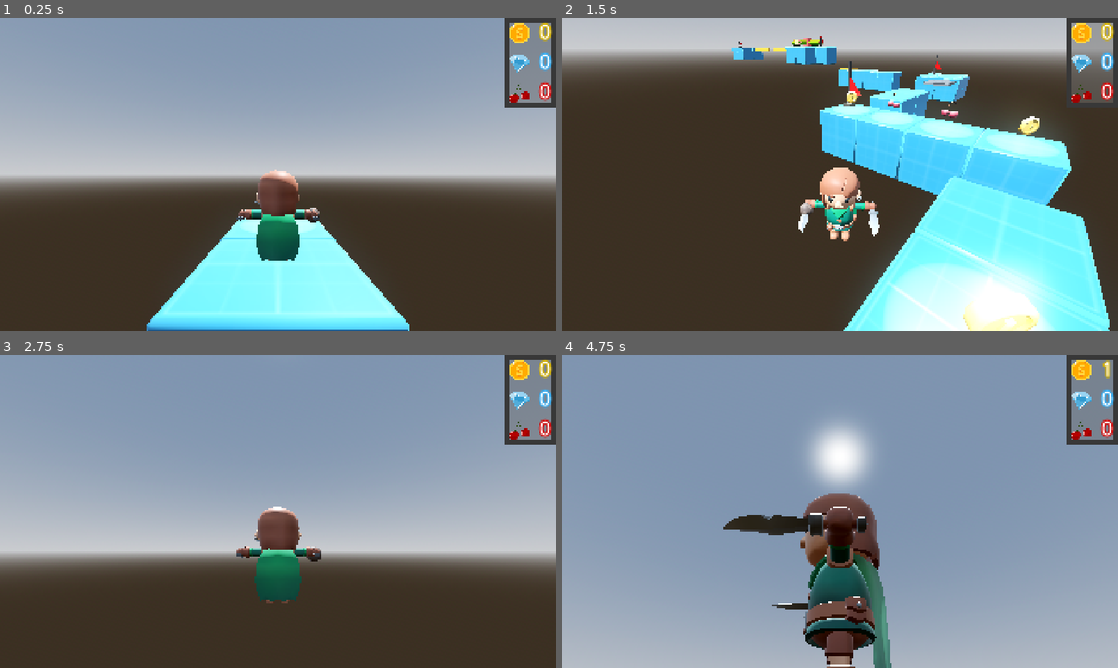
Above: before the commit, frames 1-4 (two rows, left to right).
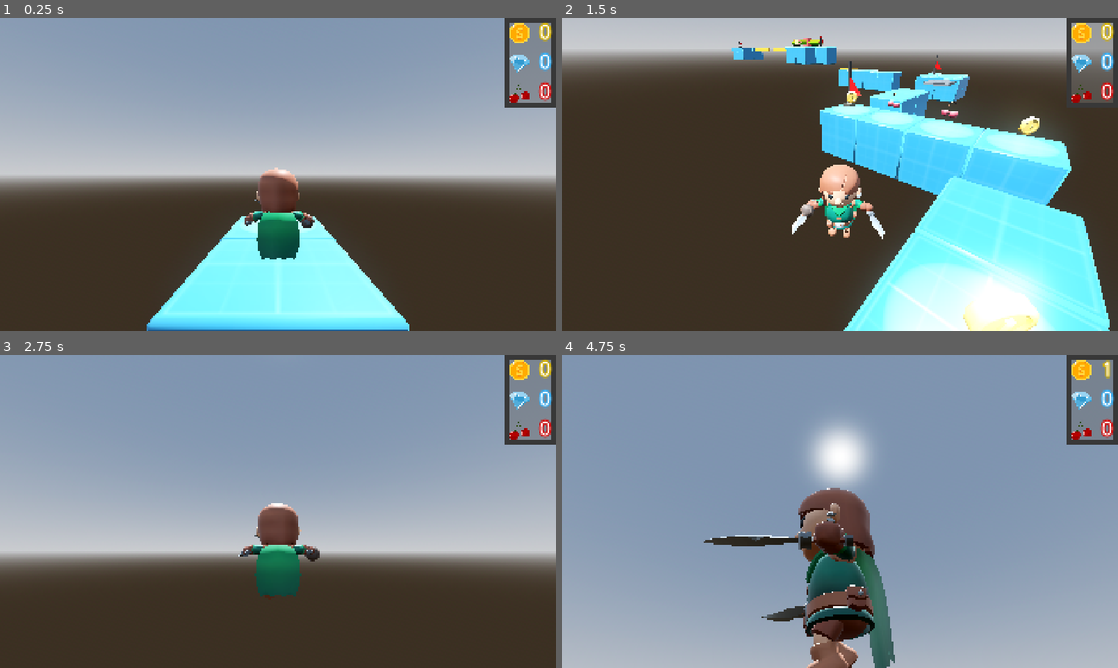
Above: after the commit, the same moments.

Repository: AbsoluteZer0527/My-first-3D-Godot-game
Game: Godot game, scene res://Scenes/game_scene.tscn
Two runs of this game, one before a commit and one after it. Both use one fixed random seed, a clock stepped at 60 frames per second and the inputs below.
Inputs (mouse positions are in pixels of both pictures, inside the frame that each line leads up to):
- Up to frame 1 (0.25 s): no input
- Up to frame 2 (1.5 s): tap Enter (ui_accept) at 0.5, 0.77 s; move the mouse to (867, 174) at 0.52 s; hold W (forward) 0.53-1.28 s; tap Tab at 0.6, 1.35 s; move the mouse to (728, 190) at 1.27 s; hold S (backward) from 1.28 s (still down)
- Up to frame 3 (2.75 s): tap Enter (ui_accept) at 1.52 s; move the mouse to (289, 505) at 2.02 s; release S (backward) at 2.03 s; hold W (forward) from 2.03 s (still down); tap Tab at 2.1 s
- Up to frame 4 (4.75 s): move the mouse to (812, 574) at 2.77 s; tap Tab at 2.85, 3.6, 4.35 s; tap Enter (ui_accept) at 3.02, 3.77, 4.52 s; move the mouse to (878, 514) at 3.52 s; move the mouse to (673, 464) at 4.27 s; release W (forward) at 4.28 s; hold A (left) from 4.28 s (still down)

The runs differ from the first frame. In frame 1, 0.7% of the frame differs, in the area x 42-58%, y 47-78%; in frame 2, 1.1%; in frame 3, 0.9%; in frame 4, 6.5%, in the area x 25-60%, y 42-100%.

Commit message:
Connect all three animation types inside animation tree, add Xfade Time to smooth out transition

Diff:
--- a/First-3D/new-game-project/Scenes/player.tscn
+++ b/First-3D/new-game-project/Scenes/player.tscn
@@ -20,15 +20,60 @@
 [sub_resource type="AnimationNodeAnimation" id="AnimationNodeAnimation_fkybt"]
 animation = &"Running_A"
 
+[sub_resource type="AnimationNodeStateMachineTransition" id="AnimationNodeStateMachineTransition_6t5aa"]
+advance_mode = 2
+
+[sub_resource type="Curve" id="Curve_6t5aa"]
+_data = [Vector2(0, 0), 0.0, 0.0, 0, 0, Vector2(1, 1), 0.0, 0.0, 0, 0]
+point_count = 2
+
+[sub_resource type="AnimationNodeStateMachineTransition" id="AnimationNodeStateMachineTransition_vgqql"]
+xfade_time = 0.1
+xfade_curve = SubResource("Curve_6t5aa")
+advance_mode = 2
+advance_expression = "velocity.length() >0"
+
+[sub_resource type="Curve" id="Curve_vgqql"]
+_data = [Vector2(0, 0), 0.0, 0.0, 0, 0, Vector2(1, 1), 0.0, 0.0, 0, 0]
+point_count = 2
+metadata/_snap_enabled = true
+
+[sub_resource type="AnimationNodeStateMachineTransition" id="AnimationNodeStateMachineTransition_fkybt"]
+xfade_time = 0.1
+xfade_curve = SubResource("Curve_vgqql")
+advance_mode = 2
+advance_expression = "velocity.length() == 0"
+
+[sub_resource type="AnimationNodeStateMachineTransition" id="AnimationNodeStateMachineTransition_x3wgy"]
+xfade_time = 0.1
+advance_mode = 2
+advance_expression = "not is_on_floor()"
+
+[sub_resource type="AnimationNodeStateMachineTransition" id="AnimationNodeStateMachineTransition_3smsa"]
+xfade_time = 0.1
+advance_mode = 2
+advance_expression = "is_on_floor() and velocity.length() ==0"
+
+[sub_resource type="AnimationNodeStateMachineTransition" id="AnimationNodeStateMachineTransition_8erm5"]
+xfade_time = 0.1
+advance_mode = 2
+advance_expression = "is_on_floor() and velocity.length() >0"
+
+[sub_resource type="AnimationNodeStateMachineTransition" id="AnimationNodeStateMachineTransition_f1ek2"]
+xfade_time = 0.1
+advance_mode = 2
+advance_expression = "not is_on_floor()"
+
 [sub_resource type="AnimationNodeStateMachine" id="AnimationNodeStateMachine_x3wgy"]
 states/End/position = Vector2(752.5714, 100.244896)
 states/Idle/node = SubResource("AnimationNodeAnimation_6t5aa")
-states/Idle/position = Vector2(433.3698, 96.42857)
+states/Idle/position = Vector2(397.94125, 92.06138)
 states/Jump_Idle/node = SubResource("AnimationNodeAnimation_vgqql")
-states/Jump_Idle/position = Vector2(603.6555, 98.44607)
+states/Jump_Idle/position = Vector2(506.51263, 189.3032)
 states/Running_A/node = SubResource("AnimationNodeAnimation_fkybt")
-states/Running_A/position = Vector2(556.2269, 194.14285)
-states/Start/position = Vector2(250.85715, 92.87463)
+states/Running_A/position = Vector2(577.69635, 92.222595)
+states/Start/position = Vector2(217.7143, 91.864334)
+transitions = ["Start", "Idle", SubResource("AnimationNodeStateMachineTransition_6t5aa"), "Idle", "Running_A", SubResource("AnimationNodeStateMachineTransition_vgqql"), "Running_A", "Idle", SubResource("AnimationNodeStateMachineTransition_fkybt"), "Idle", "Jump_Idle", SubResource("AnimationNodeStateMachineTransition_x3wgy"), "Jump_Idle", "Idle", SubResource("AnimationNodeStateMachineTransition_3smsa"), "Jump_Idle", "Running_A", SubResource("AnimationNodeStateMachineTransition_8erm5"), "Running_A", "Jump_Idle", SubResource("AnimationNodeStateMachineTransition_f1ek2")]
 graph_offset = Vector2(112.22696, -9)
 
 [node name="Player" type="CharacterBody3D" node_paths=PackedStringArray("camera", "model")]
@@ -51,8 +96,76 @@
 [node name="Player" parent="." instance=ExtResource("3_6t5aa")]
 transform = Transform3D(-1, 0, -8.742278e-08, 0, 1, 0, 8.742278e-08, 0, -1, 0, -0.92583907, 0)
 
+[node name="Skeleton3D" parent="Player/Rig" index="0"]
+bones/0/rotation = Quaternion(-8.557133e-09, 1.2043154e-07, -2.0610973e-15, 1)
+bones/1/position = Vector3(-6.3865846e-22, 0.5029671, 1.6923425e-15)
+bones/1/rotation = Quaternion(-1.755617e-15, 0.0054112645, -9.387958e-18, 0.99998546)
+bones/2/rotation = Quaternion(0.0023821401, -0.0054028323, 0.00031361377, 0.9999826)
+bones/3/rotation = Quaternion(0.00077156245, -4.8456107e-13, -8.855313e-13, 0.99999976)
+bones/4/position = Vector3(0.21200739, 0.13413215, 8.895707e-08)
+bones/4/rotation = Quaternion(-0.66625434, -0.34181508, -0.3689763, 0.55056715)
+bones/5/rotation = Quaternion(2.1927237e-07, 8.003092e-08, -0.56557703, 0.82469547)
+bones/7/rotation = Quaternion(-0.08653123, 0.046566036, 0.4875985, 0.8675204)
+bones/8/position = Vector3(1.9461325e-08, 0.09612522, -0.057500027)
+bones/8/rotation = Quaternion(1.03969334e-07, -6.5367075e-08, -0.7071067, 0.7071068)
+bones/9/position = Vector3(-0.21200739, 0.13413215, 7.4318e-08)
+bones/9/rotation = Quaternion(-0.65030754, 0.37072426, 0.39308584, 0.5339917)
+bones/10/rotation = Quaternion(2.0943011e-07, -9.873846e-08, 0.506258, 0.8623822)
+bones/12/rotation = Quaternion(-0.016354278, -0.09116749, -0.4553752, 0.88546854)
+bones/13/position = Vector3(-8.285408e-09, 0.09612508, -0.057499822)
+bones/13/rotation = Quaternion(1.0557873e-07, 5.9042396e-08, 0.7071067, 0.7071068)
+bones/14/rotation = Quaternion(-7.480251e-15, 1.0331728e-07, -1.0026041e-21, 1)
+bones/15/position = Vector3(0.17094505, 0.11358716, 2.985338e-08)
+bones/15/rotation = Quaternion(0.950608, 0.02206651, 0.030804075, 0.30807272)
+bones/16/rotation = Quaternion(0.6018871, 6.5253154e-08, -4.208522e-07, 0.79858124)
+bones/17/rotation = Quaternion(-0.35584563, -0.04744811, 0.01711246, 0.93318266)
+bones/18/rotation = Quaternion(-1.3874624e-08, 0.9203548, -0.3910845, 1.7828636e-07)
+bones/19/position = Vector3(-0.17094505, 0.11358716, 1.8136799e-08)
+bones/19/rotation = Quaternion(0.90168196, -0.031364936, -0.036512937, 0.42971244)
+bones/20/rotation = Quaternion(0.81769204, -4.2521773e-08, 5.685672e-07, 0.57565594)
+bones/21/rotation = Quaternion(-0.60020554, 0.050182514, -0.044841044, 0.7970096)
+bones/22/rotation = Quaternion(4.5217217e-08, 0.9203548, -0.3910845, 4.041376e-08)
+bones/23/position = Vector3(0.1709449, 0.2923103, 0.5758124)
+bones/23/rotation = Quaternion(0.70710665, -2.253338e-07, -5.0023715e-08, 0.7071069)
+bones/24/position = Vector3(0.210945, 0.05452945, 0.16361338)
+bones/24/rotation = Quaternion(-0.42078048, 0.018371578, 0.0395617, 0.90611327)
+bones/25/position = Vector3(2.6508916e-08, 0.36283258, -1.0944636e-08)
+bones/25/rotation = Quaternion(-8.123092e-08, -7.51565e-09, 1, -7.311021e-15)
+bones/26/position = Vector3(-2.1142059e-08, 0.21343601, -1.0826705e-08)
+bones/26/rotation = Quaternion(-1.4503614e-07, 0.3910844, 0.92035484, 1.8886821e-08)
+bones/27/position = Vector3(4.1038506e-11, 0.16564992, 9.546209e-09)
+bones/28/rotation = Quaternion(1, 6.984853e-10, 1.9674445e-07, -1.2270175e-07)
+bones/30/position = Vector3(-0.1709452, 0.29231027, 0.5758123)
+bones/30/rotation = Quaternion(0.70710665, -3.426997e-08, 1.4104013e-07, 0.7071069)
+bones/31/position = Vector3(-0.21094508, 0.16660114, 0.22590922)
+bones/31/rotation = Quaternion(-0.5114571, -0.02233079, -0.037469916, 0.8582011)
+bones/32/position = Vector3(2.6043258e-08, 0.36283252, -2.9916947e-08)
+bones/32/rotation = Quaternion(-8.249728e-08, 7.567815e-09, 1, -1.8626447e-09)
+bones/33/position = Vector3(-1.1130343e-08, 0.21343604, -4.834326e-09)
+bones/33/rotation = Quaternion(-1.426738e-07, 0.3910844, 0.92035484, 1.6601915e-08)
+bones/34/position = Vector3(-1.5887724e-09, 0.16565, 9.428094e-09)
+bones/35/rotation = Quaternion(1, -4.6565574e-10, 1.9191322e-07, -7.409835e-08)
+bones/37/position = Vector3(0.45350745, 1.1067609, -0.58885926)
+bones/37/rotation = Quaternion(-0.7071068, -7.0124045e-08, -7.0124074e-08, 0.7071068)
+bones/38/position = Vector3(0.6208406, 1.1623249, 0.051229477)
+bones/38/rotation = Quaternion(0.6333021, 0.31456465, 0.47482225, -0.5239481)
+bones/39/position = Vector3(-0.45350716, 1.1067609, -0.5888597)
+bones/39/rotation = Quaternion(-0.7071068, -7.0124045e-08, -7.0124074e-08, 0.7071068)
+bones/40/position = Vector3(-0.63924366, 1.1604315, 0.059736926)
+bones/40/rotation = Quaternion(-0.5845106, 0.35119942, 0.45398688, 0.5734999)
+
+[node name="handslot_l" parent="Player/Rig/Skeleton3D" index="0"]
+transform = Transform3D(-0.896225, 0.3506498, 0.27170795, 0.25287348, -0.09940005, 0.96237975, 0.3644662, 0.9312164, 0.0004146601, 0.750614, 1.080922, 0.060235463)
+
+[node name="handslot_r" parent="Player/Rig/Skeleton3D" index="1"]
+transform = Transform3D(-0.9312742, -0.34112254, -0.12791912, -0.09540014, -0.110530995, 0.9892835, -0.351606, 0.93349767, 0.07039142, -0.7829323, 1.0918441, 0.06270242)
+
+[node name="chest" parent="Player/Rig/Skeleton3D" index="2"]
+transform = Transform3D(0.99999976, -0.00060136523, 1.9435245e-05, 0.00060147594, 0.9999799, -0.0063106692, -1.5639698e-05, 0.00631068, 0.9999801, -0.00022551563, 1.0699282, 0.0017877723)
+
 [node name="AnimationTree" type="AnimationTree" parent="Player"]
 tree_root = SubResource("AnimationNodeStateMachine_x3wgy")
+advance_expression_base_node = NodePath("../..")
 anim_player = NodePath("../AnimationPlayer")
 
 [editable path="Player"]
Not shown: 1 places in First-3D/new-game-project/Scenes/player.tscn that only renumber resources
